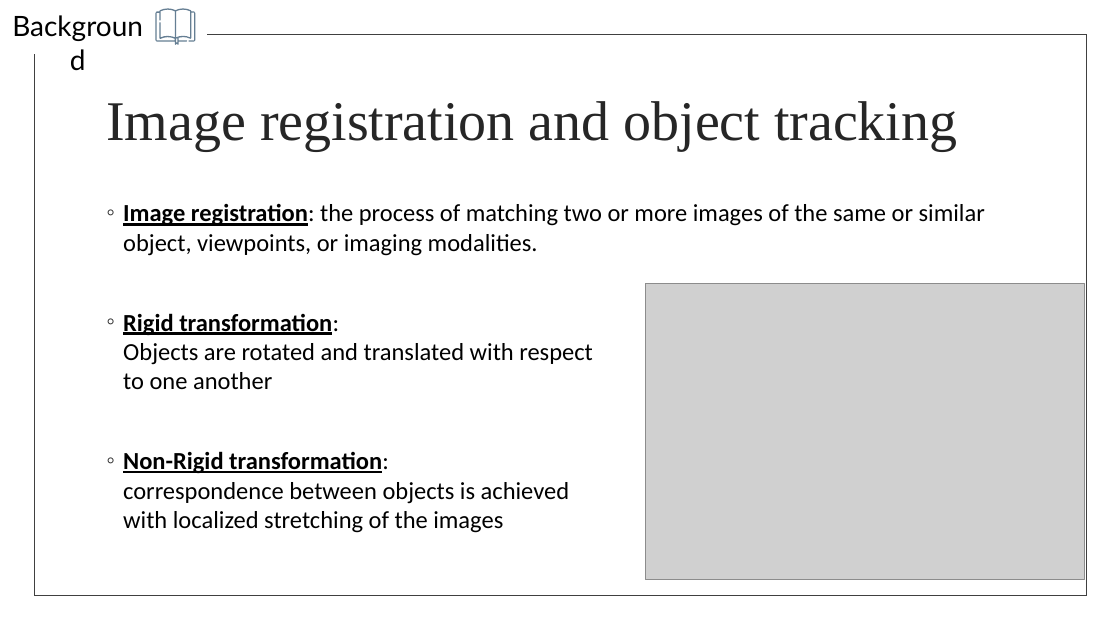
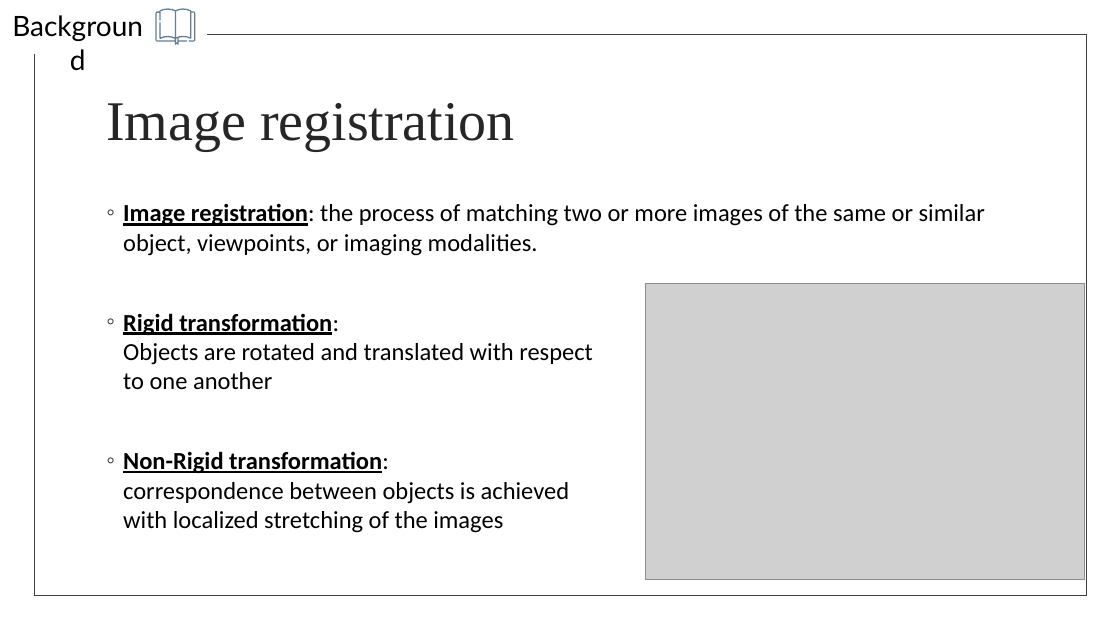
Before and after one commit to liordvir/AOTV, a slide deck: slide 4 of updated_presentation.pptx. Drawn at 1120x630 pixels with LibreOffice and Linux fonts; fonts in the diff are those of the drawing; grey boxes stand for pictures. Boxes give left, top, right and bottom in pixels: in the first picture for what was removed or moved away, otherwise in the second. Text is boxed around its words. In the diff, an @@ line names an element or a change of style, - is before the commit and + after.

```diff
--- a/updated_presentation.pptx
+++ b/updated_presentation.pptx
@@ title at (x1=106, y1=103, x2=515, y2=150): text changed @@
-Image registration and object tracking
+Image registration
```
Also in this commit, not shown: 1 other slide changed.
